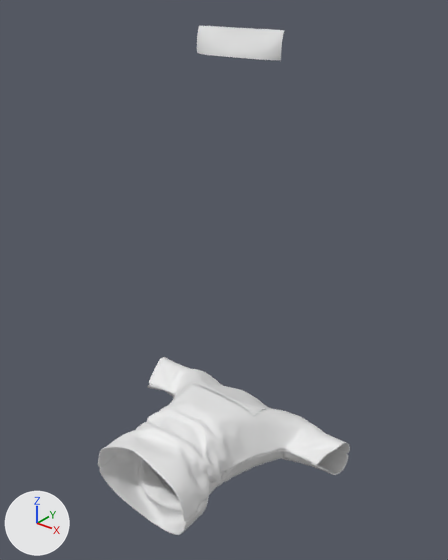
What one commit did to the FBX model FinalProject/Assets/Meshes/berklee shirt.fbx.
Rendered twice from a 50 mm lens placed at (10.04, -13.7, 15.37), pointed at (0.41, -1.67, 7.91). Every picture has the same lights, and +X, +Y and +Z are marked at lower left. Materials are left out; every surface is plain grey. Where no turn or scale is listed for an object, it has been applied to the vertices. Vertices at the same position are counted once.

Objects in the first picture: 'Berklee Shirt', 'Berklee Shirt Logo'.
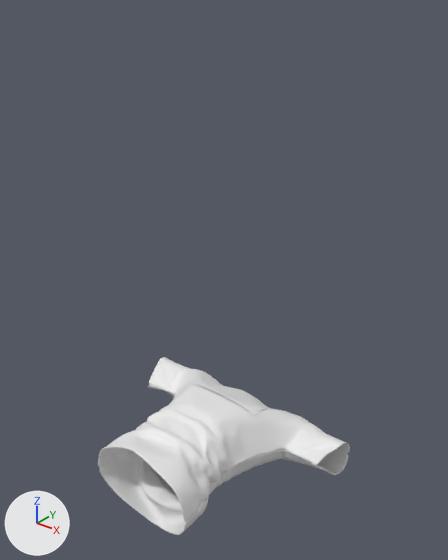
Commit message: Fixed Berklee shirt again

What differs and where, as boxes (x1, y1, x2, y2) in the pictures (448 x 560 px):
'Berklee Shirt', reshaped (65% shorter)
    before: (98, 26, 350, 535)
    after: (98, 357, 350, 535)
part 1 of me_berklee_logo_002, deleted
    before: (197, 26, 284, 60)

Patch to the scene script:
```diff
--- a/FinalProject/Assets/Meshes/berklee shirt.fbx.py
+++ b/FinalProject/Assets/Meshes/berklee shirt.fbx.py
@@ me_berklee_logo_002 @@
 me_berklee_logo_002.from_pydata(...)  # 28077 vertices, 27980 faces; spans x -3.85..3.82, y -3.02..2.4, z -1.93..11.62
 # used by ob_berklee_shirt; location = (-0.01, -1.96, 2.66)
+# me_berklee_logo_002 part 1: the loose piece of 540 vertices spanning x -1.32..1.33, y 1.13..1.46, z 10.96..11.62 is deleted
```
